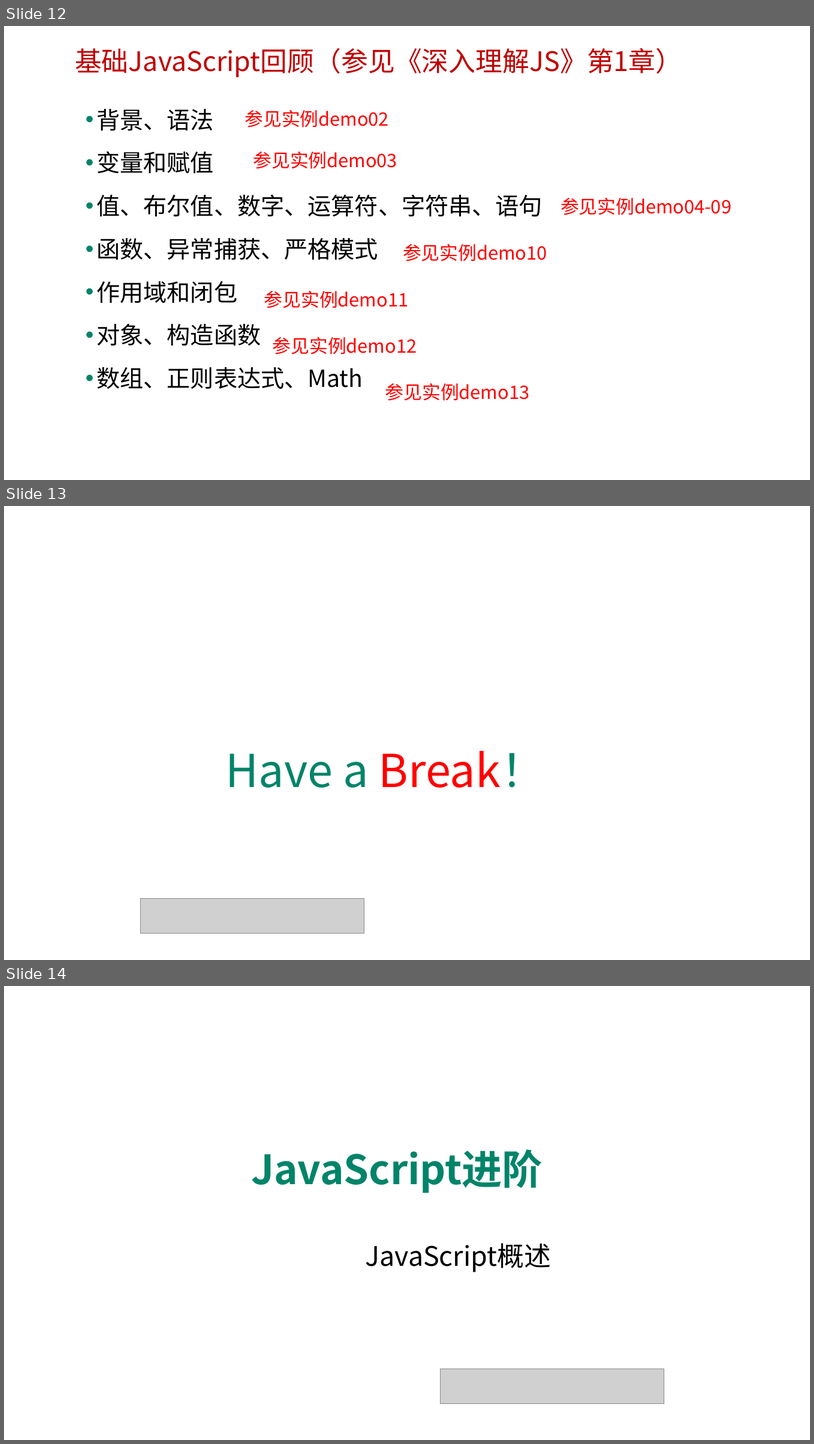
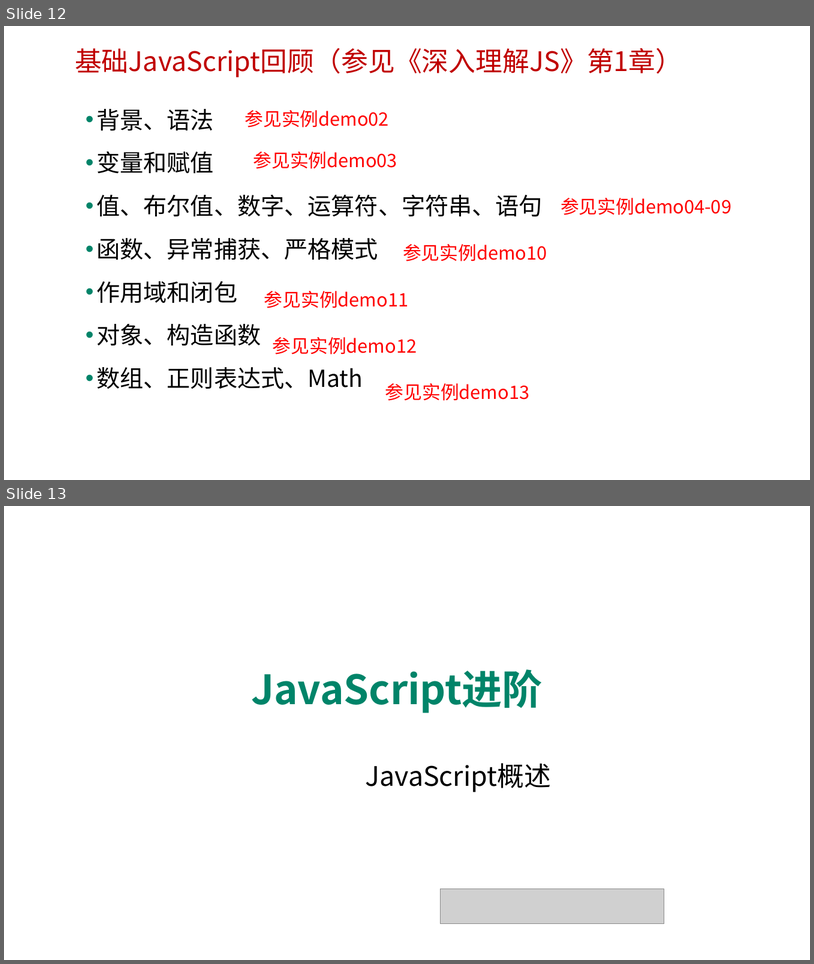
Before and after one commit to edu2act/course-javascript-advanced, a slide deck: 课程PPT/01.JavaScript发展历程及语言特点.pptx. Shown one above the other, each under a label of ours: slides 12, 13 and 14 before the commit, slides 12 and 13 after it. The pictures are 814x1444 and 814x964 pixels, drawn with LibreOffice and Linux fonts; fonts in the diff are those of the drawing; grey boxes stand for pictures; background and template pictures are left out. Boxes give left, top, right and bottom in pixels: in the first picture for what was removed or moved away, otherwise in the second. Text is boxed around its words. In the diff, an @@ line names an element or a change of style, - is before the commit and + after.

```diff
--- a/课程PPT/01.JavaScript发展历程及语言特点.pptx
+++ b/课程PPT/01.JavaScript发展历程及语言特点.pptx
@@ slide 13 removed at box(4, 506, 810, 960), background picture (left out) @@
@@ title removed at box(226, 750, 546, 787) @@
-Have a Break！
@@ picture removed at box(141, 898, 365, 933) @@
@@ what was slide 14 is now slide 13 @@
```
Also in this commit, not shown: 7 slides changed, 3 other files.
